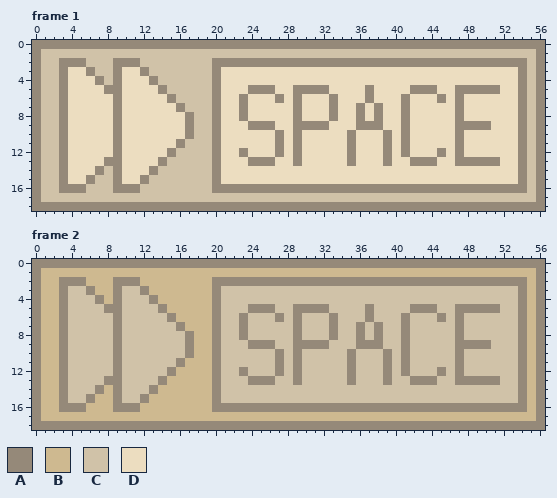
Pixel-art file: image file/ui/deploy/deploy_button_space2.aseprite. Above, as it was before the edit.
57x19 pixels, 2 frames. Shown: frame 1, frame 2.
Palette (. is transparent): A #958979  B #ceb990  C #d0c2a8  D #ecddc0
Pixels before, frame 1, first column x 0:
 0 AAAAAAAAAAAAAAAAAAAAAAAAAAAAAAAAAAAAAAAAAAAAAAAAAAAAAAAAA
 1 ACCCCCCCCCCCCCCCCCCCCCCCCCCCCCCCCCCCCCCCCCCCCCCCCCCCCCCCA
 2 ACCAAACCCAAACCCCCCCCAAAAAAAAAAAAAAAAAAAAAAAAAAAAAAAAAAACA
 3 ACCADDACCADDACCCCCCCADDDDDDDDDDDDDDDDDDDDDDDDDDDDDDDDDACA
 4 ACCADDDACADDDACCCCCCADDDDDDDDDDDDDDDDDDDDDDDDDDDDDDDDDACA
 5 ACCADDDDAADDDDACCCCCADDDAAADDAAAADDDDADDDDAAADDAAAAADDACA
 6 ACCADDDDDADDDDDACCCCADDADDDADADDDADDDADDDADDDADADDDDDDACA
 7 ACCADDDDDADDDDDDACCCADDADDDDDADDDADDADADDADDDDDADDDDDDACA
 8 ACCADDDDDADDDDDDDACCADDADDDDDADDDADDADADDADDDDDADDDDDDACA
 9 ACCADDDDDADDDDDDDACCADDDAAADDAAAADDDAAADDADDDDDAAAADDDACA
10 ACCADDDDDADDDDDDDACCADDDDDDADADDDDDADDDADADDDDDADDDDDDACA
11 ACCADDDDDADDDDDDACCCADDDDDDADADDDDDADDDADADDDDDADDDDDDACA
12 ACCADDDDDADDDDDACCCCADDADDDADADDDDDADDDADADDDADADDDDDDACA
13 ACCADDDDAADDDDACCCCCADDDAAADDADDDDDADDDADDAAADDAAAAADDACA
14 ACCADDDACADDDACCCCCCADDDDDDDDDDDDDDDDDDDDDDDDDDDDDDDDDACA
15 ACCADDACCADDACCCCCCCADDDDDDDDDDDDDDDDDDDDDDDDDDDDDDDDDACA
16 ACCAAACCCAAACCCCCCCCAAAAAAAAAAAAAAAAAAAAAAAAAAAAAAAAAAACA
17 ACCCCCCCCCCCCCCCCCCCCCCCCCCCCCCCCCCCCCCCCCCCCCCCCCCCCCCCA
18 AAAAAAAAAAAAAAAAAAAAAAAAAAAAAAAAAAAAAAAAAAAAAAAAAAAAAAAAA
Pixels before, frame 2, first column x 0:
 0 AAAAAAAAAAAAAAAAAAAAAAAAAAAAAAAAAAAAAAAAAAAAAAAAAAAAAAAAA
 1 ABBBBBBBBBBBBBBBBBBBBBBBBBBBBBBBBBBBBBBBBBBBBBBBBBBBBBBBA
 2 ABBAAABBBAAABBBBBBBBAAAAAAAAAAAAAAAAAAAAAAAAAAAAAAAAAAABA
 3 ABBACCABBACCABBBBBBBACCCCCCCCCCCCCCCCCCCCCCCCCCCCCCCCCABA
 4 ABBACCCABACCCABBBBBBACCCCCCCCCCCCCCCCCCCCCCCCCCCCCCCCCABA
 5 ABBACCCCAACCCCABBBBBACCCAAACCAAAACCCCACCCCAAACCAAAAACCABA
 6 ABBACCCCCACCCCCABBBBACCACCCACACCCACCCACCCACCCACACCCCCCABA
 7 ABBACCCCCACCCCCCABBBACCACCCCCACCCACCACACCACCCCCACCCCCCABA
 8 ABBACCCCCACCCCCCCABBACCACCCCCACCCACCACACCACCCCCACCCCCCABA
 9 ABBACCCCCACCCCCCCABBACCCAAACCAAAACCCAAACCACCCCCAAAACCCABA
10 ABBACCCCCACCCCCCCABBACCCCCCACACCCCCACCCACACCCCCACCCCCCABA
11 ABBACCCCCACCCCCCABBBACCCCCCACACCCCCACCCACACCCCCACCCCCCABA
12 ABBACCCCCACCCCCABBBBACCACCCACACCCCCACCCACACCCACACCCCCCABA
13 ABBACCCCAACCCCABBBBBACCCAAACCACCCCCACCCACCAAACCAAAAACCABA
14 ABBACCCABACCCABBBBBBACCCCCCCCCCCCCCCCCCCCCCCCCCCCCCCCCABA
15 ABBACCABBACCABBBBBBBACCCCCCCCCCCCCCCCCCCCCCCCCCCCCCCCCABA
16 ABBAAABBBAAABBBBBBBBAAAAAAAAAAAAAAAAAAAAAAAAAAAAAAAAAAABA
17 ABBBBBBBBBBBBBBBBBBBBBBBBBBBBBBBBBBBBBBBBBBBBBBBBBBBBBBBA
18 AAAAAAAAAAAAAAAAAAAAAAAAAAAAAAAAAAAAAAAAAAAAAAAAAAAAAAAAA
After the commit:
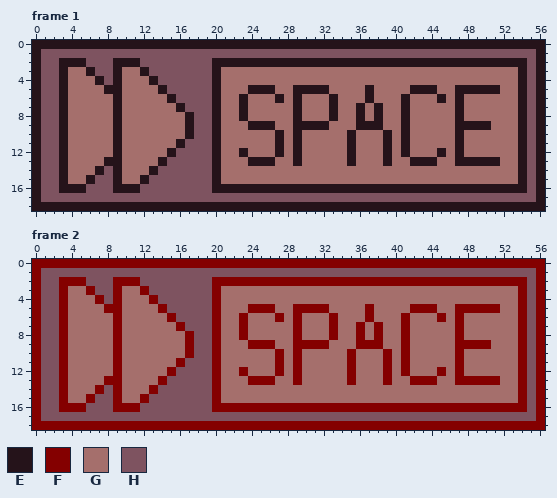
Colours new in this view: E #25131a  F #840000  G #a56f6c  H #7e5360
From old to new:
Changed rows in their new state; - is an unchanged pixel.
Frame 1:
first column x 0:
 0 EEEEEEEEEEEEEEEEEEEEEEEEEEEEEEEEEEEEEEEEEEEEEEEEEEEEEEEEE
 1 EHHHHHHHHHHHHHHHHHHHHHHHHHHHHHHHHHHHHHHHHHHHHHHHHHHHHHHHE
 2 EHHEEEHHHEEEHHHHHHHHEEEEEEEEEEEEEEEEEEEEEEEEEEEEEEEEEEEHE
 3 EHHEGGEHHEGGEHHHHHHHEGGGGGGGGGGGGGGGGGGGGGGGGGGGGGGGGGEHE
 4 EHHEGGGEHEGGGEHHHHHHEGGGGGGGGGGGGGGGGGGGGGGGGGGGGGGGGGEHE
 5 EHHEGGGGEEGGGGEHHHHHEGGGEEEGGEEEEGGGGEGGGGEEEGGEEEEEGGEHE
 6 EHHEGGGGGEGGGGGEHHHHEGGEGGGEGEGGGEGGGEGGGEGGGEGEGGGGGGEHE
 7 EHHEGGGGGEGGGGGGEHHHEGGEGGGGGEGGGEGGEGEGGEGGGGGEGGGGGGEHE
 8 EHHEGGGGGEGGGGGGGEHHEGGEGGGGGEGGGEGGEGEGGEGGGGGEGGGGGGEHE
 9 EHHEGGGGGEGGGGGGGEHHEGGGEEEGGEEEEGGGEEEGGEGGGGGEEEEGGGEHE
10 EHHEGGGGGEGGGGGGGEHHEGGGGGGEGEGGGGGEGGGEGEGGGGGEGGGGGGEHE
11 EHHEGGGGGEGGGGGGEHHHEGGGGGGEGEGGGGGEGGGEGEGGGGGEGGGGGGEHE
12 EHHEGGGGGEGGGGGEHHHHEGGEGGGEGEGGGGGEGGGEGEGGGEGEGGGGGGEHE
13 EHHEGGGGEEGGGGEHHHHHEGGGEEEGGEGGGGGEGGGEGGEEEGGEEEEEGGEHE
14 EHHEGGGEHEGGGEHHHHHHEGGGGGGGGGGGGGGGGGGGGGGGGGGGGGGGGGEHE
15 EHHEGGEHHEGGEHHHHHHHEGGGGGGGGGGGGGGGGGGGGGGGGGGGGGGGGGEHE
16 EHHEEEHHHEEEHHHHHHHHEEEEEEEEEEEEEEEEEEEEEEEEEEEEEEEEEEEHE
17 EHHHHHHHHHHHHHHHHHHHHHHHHHHHHHHHHHHHHHHHHHHHHHHHHHHHHHHHE
18 EEEEEEEEEEEEEEEEEEEEEEEEEEEEEEEEEEEEEEEEEEEEEEEEEEEEEEEEE
Frame 2:
first column x 0:
 0 FFFFFFFFFFFFFFFFFFFFFFFFFFFFFFFFFFFFFFFFFFFFFFFFFFFFFFFFF
 1 FHHHHHHHHHHHHHHHHHHHHHHHHHHHHHHHHHHHHHHHHHHHHHHHHHHHHHHHF
 2 FHHFFFHHHFFFHHHHHHHHFFFFFFFFFFFFFFFFFFFFFFFFFFFFFFFFFFFHF
 3 FHHFGGFHHFGGFHHHHHHHFGGGGGGGGGGGGGGGGGGGGGGGGGGGGGGGGGFHF
 4 FHHFGGGFHFGGGFHHHHHHFGGGGGGGGGGGGGGGGGGGGGGGGGGGGGGGGGFHF
 5 FHHFGGGGFFGGGGFHHHHHFGGGFFFGGFFFFGGGGFGGGGFFFGGFFFFFGGFHF
 6 FHHFGGGGGFGGGGGFHHHHFGGFGGGFGFGGGFGGGFGGGFGGGFGFGGGGGGFHF
 7 FHHFGGGGGFGGGGGGFHHHFGGFGGGGGFGGGFGGFGFGGFGGGGGFGGGGGGFHF
 8 FHHFGGGGGFGGGGGGGFHHFGGFGGGGGFGGGFGGFGFGGFGGGGGFGGGGGGFHF
 9 FHHFGGGGGFGGGGGGGFHHFGGGFFFGGFFFFGGGFFFGGFGGGGGFFFFGGGFHF
10 FHHFGGGGGFGGGGGGGFHHFGGGGGGFGFGGGGGFGGGFGFGGGGGFGGGGGGFHF
11 FHHFGGGGGFGGGGGGFHHHFGGGGGGFGFGGGGGFGGGFGFGGGGGFGGGGGGFHF
12 FHHFGGGGGFGGGGGFHHHHFGGFGGGFGFGGGGGFGGGFGFGGGFGFGGGGGGFHF
13 FHHFGGGGFFGGGGFHHHHHFGGGFFFGGFGGGGGFGGGFGGFFFGGFFFFFGGFHF
14 FHHFGGGFHFGGGFHHHHHHFGGGGGGGGGGGGGGGGGGGGGGGGGGGGGGGGGFHF
15 FHHFGGFHHFGGFHHHHHHHFGGGGGGGGGGGGGGGGGGGGGGGGGGGGGGGGGFHF
16 FHHFFFHHHFFFHHHHHHHHFFFFFFFFFFFFFFFFFFFFFFFFFFFFFFFFFFFHF
17 FHHHHHHHHHHHHHHHHHHHHHHHHHHHHHHHHHHHHHHHHHHHHHHHHHHHHHHHF
18 FFFFFFFFFFFFFFFFFFFFFFFFFFFFFFFFFFFFFFFFFFFFFFFFFFFFFFFFF
